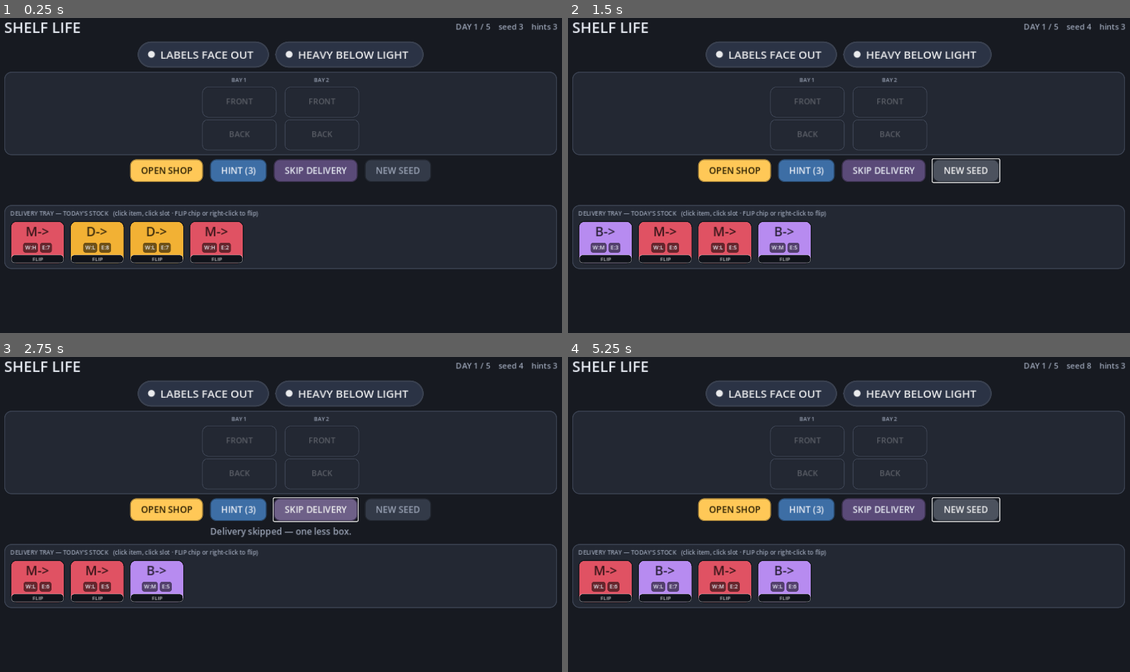
Above: before the commit, frames 1-4 (two rows, left to right).
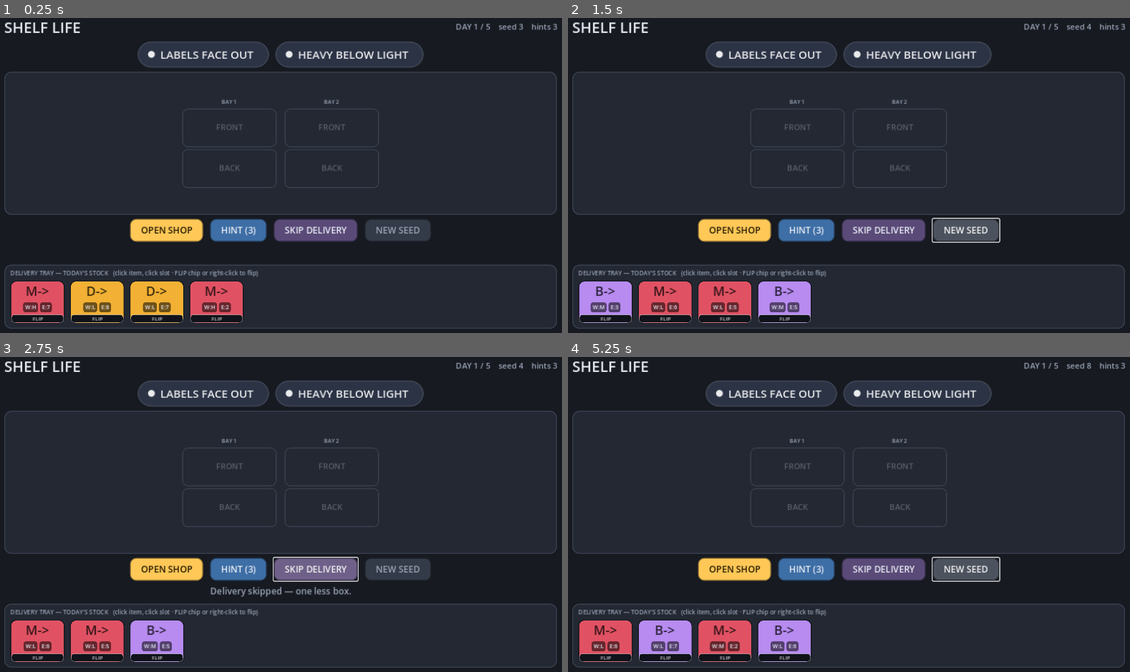
Above: after the commit, the same moments.

Repository: sxaad69/shelf-life
Game: Godot game, scene res://scenes/main.tscn
Same seed, same stepped clock (60 frames per second), same inputs: the game is played once before the commit and once after it.
Inputs:
- Up to frame 1 (0.25 s): no input
- Up to frame 2 (1.5 s): click "NEW SEED" at 0.5 s; click "NEW SEED" at 1.25 s
- Up to frame 3 (2.75 s): click "SKIP DELIVERY" at 2 s
- Up to frame 4 (5.25 s): click "SKIP DELIVERY" at 2.75 s; click "OPEN SHOP" at 3.5 s; click "HINT (3)" at 4.25 s; click "NEW SEED" at 5 s

The runs differ from the first frame. In frame 1, 16% of the frame differs, in the area x 0-100%, y 19-99%; in frame 2, 17%; in frame 3, 15%; in frame 4, 17%.

Commit message:
M4/M5: jsfxr OGG SFX set (6 files, generated-original) + assets.json provenance + rule-badge-forward thumbnail (launch condition) + screenshot/rect QA tooling

Diff:
--- /dev/null
+++ b/assets/assets.json
@@ -0,0 +1,13 @@
+{
+  "schema_version": 1,
+  "project": "Shelf Life",
+  "notes": "Full-build W2 asset set. All audio is generated-original via tools/gen_sfx.js (procedural synthesis, jsfxr-style recipes mirrored in scripts/game_audio.gd) — zero license risk, no downloads. Branding/thumbnail generated deterministically by tools/gen_thumbnail.py (Pillow). No third-party assets shipped.",
+  "assets": [
+    {"id": "place_thock", "role": "item placement SFX", "path": "assets/audio/place_thock.ogg", "format": "OGG 22kHz mono", "source": {"kind": "generated-original", "url_or_tool": "tools/gen_sfx.js (procedural)", "creator": "engineering (hermes.agency)", "created_at": "2026-08-22", "license": "project-owned"}},
+    {"id": "badge_chime", "role": "rule-satisfied chime", "path": "assets/audio/badge_chime.ogg", "format": "OGG 22kHz mono", "source": {"kind": "generated-original", "url_or_tool": "tools/gen_sfx.js", "creator": "engineering (hermes.agency)", "created_at": "2026-08-22", "license": "project-owned"}},
+    {"id": "spoil_buzz", "role": "violation buzz", "path": "assets/audio/spoil_buzz.ogg", "format": "OGG 22kHz mono", "source": {"kind": "generated-original", "url_or_tool": "tools/gen_sfx.js", "creator": "engineering (hermes.agency)", "created_at": "2026-08-22", "license": "project-owned"}},
+    {"id": "shop_bell", "role": "OPEN SHOP success bell", "path": "assets/audio/shop_bell.ogg", "format": "OGG 22kHz mono", "source": {"kind": "generated-original", "url_or_tool": "tools/gen_sfx.js", "creator": "engineering (hermes.agency)", "created_at": "2026-08-22", "license": "project-owned"}},
+    {"id": "hint_ping", "role": "hint/flip UI blip", "path": "assets/audio/hint_ping.ogg", "format": "OGG 22kHz mono", "source": {"kind": "generated-original", "url_or_tool": "tools/gen_sfx.js", "creator": "engineering (hermes.agency)", "created_at": "2026-08-22", "license": "project-owned"}},
+    {"id": "shop_loop", "role": "mellow ambient shop loop (~7.5s seamless)", "path": "assets/audio/shop_loop.ogg", "format": "OGG 22kHz mono", "source": {"kind": "generated-original", "url_or_tool": "tools/gen_sfx.js", "creator": "engineering (hermes.agency)", "created_at": "2026-08-22", "license": "project-owned"}}
+  ]
+}
--- a/scripts/main.gd
+++ b/scripts/main.gd
@@ -121,8 +121,10 @@
 	# --- shelf panel ---
 	var shelf_panel := PanelContainer.new()
 	shelf_panel.add_theme_stylebox_override("panel", _panel_style(COL_PANEL, COL_LINE))
+	shelf_panel.size_flags_vertical = Control.SIZE_EXPAND_FILL
 	root.add_child(shelf_panel)
 	var sv := VBoxContainer.new()
+	sv.alignment = BoxContainer.ALIGNMENT_CENTER
 	sv.add_theme_constant_override("separation", 6)
 	shelf_panel.add_child(sv)
 	shelf_row = HBoxContainer.new()
@@ -266,7 +268,7 @@
 
 func _make_cell(bay: int, row: int) -> PanelContainer:
 	var cell := PanelContainer.new()
-	cell.custom_minimum_size = Vector2(150, 62)
+	cell.custom_minimum_size = Vector2(190, 78)
 	var sb := _panel_style(Color(0, 0, 0, 0), COL_LINE, 12)
 	if row == 1:
 		sb.set_corner_radius_all(10)
--- /dev/null
+++ b/tools/screenshot.gd
@@ -0,0 +1,30 @@
+extends SceneTree
+
+## Screenshot harness: boots the real main scene, waits, captures PNG.
+## Usage: xvfb godot --path . --script tools/screenshot.gd -- out.png
+
+func _init() -> void:
+	call_deferred("_run")
+
+
+func _run() -> void:
+	var args := OS.get_cmdline_user_args()
+	var out_path: String = args[0] if args.size() > 0 else "/tmp/shot.png"
+	var packed: PackedScene = load("res://scenes/main.tscn")
+	var main = packed.instantiate()
+	root.add_child(main)
+	for i in range(8):
+		await process_frame
+	var img := root.get_viewport().get_texture().get_image()
+	img.save_png(out_path)
+	print("SAVED ", out_path, " ", img.get_size())
+	# Dump button rects for CDP-driven QA later.
+	_dump_rects(main)
+	quit(0)
+
+
+func _dump_rects(main) -> void:
+	var btns: Array = main.find_children("*", "Button", true, false)
+	for b in btns:
+		var g: Rect2 = b.get_global_rect()
+		print("BTN %s=(%d,%d,%d,%d)" % [b.text, int(g.position.x), int(g.position.y), int(g.size.x), int(g.size.y)])
Binary file added: assets/branding/thumbnail-square.png
Binary file added: cover/thumbnail.png
Not shown, added: assets/audio/badge_chime.ogg
Not shown, added: assets/audio/hint_ping.ogg
Not shown, added: assets/audio/place_thock.ogg
Not shown, added: assets/audio/shop_bell.ogg
Not shown, added: assets/audio/shop_loop.ogg
Not shown, added: assets/audio/spoil_buzz.ogg
Not shown, added: tools/gen_sfx.js
Not shown, added: tools/gen_thumbnail.py
